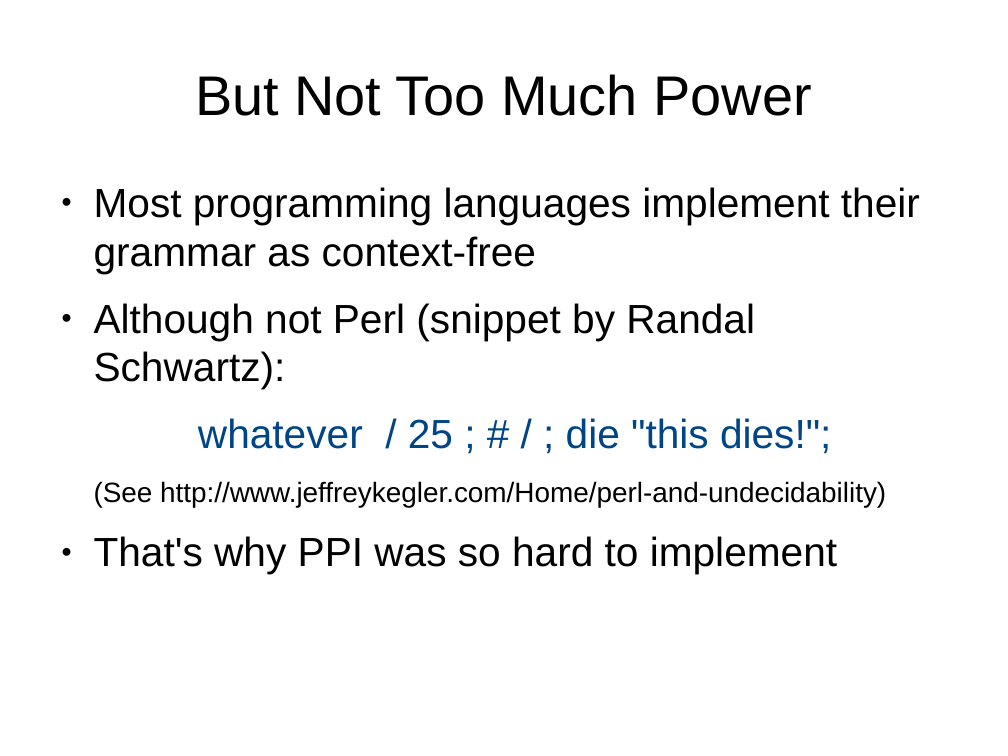
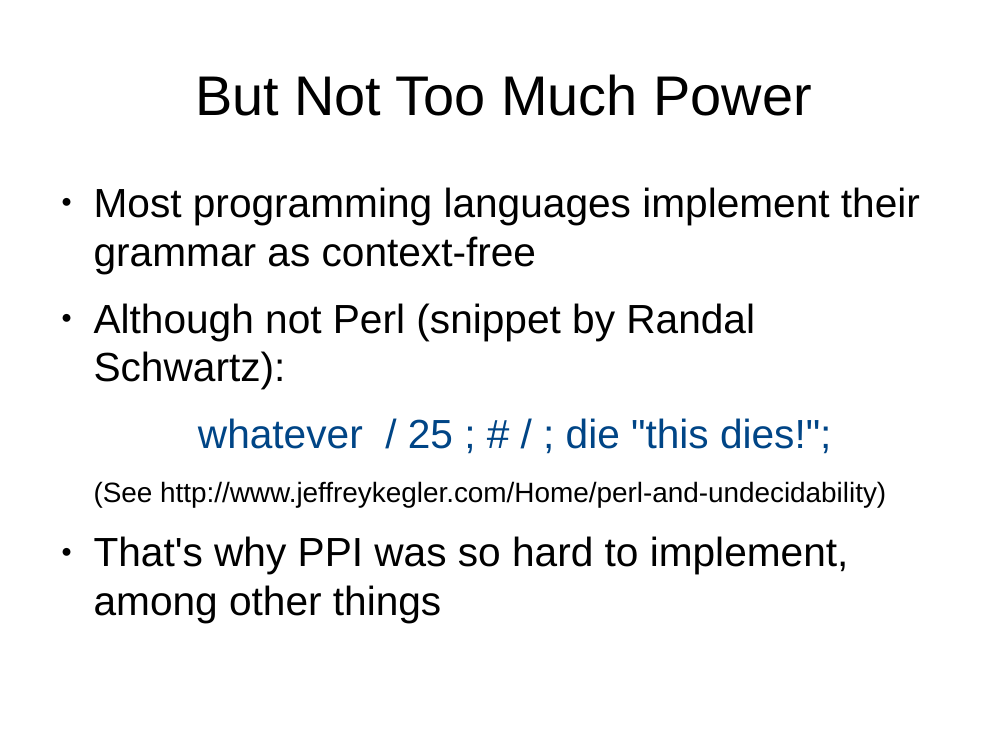
Before and after one commit to frezik/parsing-talk, a slide deck: slide 10 of presentation/parsing_talk.odp. Drawn at 1008x756 pixels with LibreOffice and Linux fonts; fonts in the diff are those of the drawing. Boxes give left, top, right and bottom in pixels: in the first picture for what was removed or moved away, otherwise in the second. Text is boxed around its words. In the diff, an @@ line names an element or a change of style, - is before the commit and + after.

Commit message:
Correct EBNF for integers.  Add slides on compiler design and other resources.

```diff
--- a/presentation/parsing_talk.odp
+++ b/presentation/parsing_talk.odp
@@ text at [94, 536, 849, 623]: text changed @@
-● That's why PPI was so hard to implement
+● That's why PPI was so hard to implement, among other things
```
Also in this commit, not shown: 4 other slides changed, 2 slides added, 2 other files.
